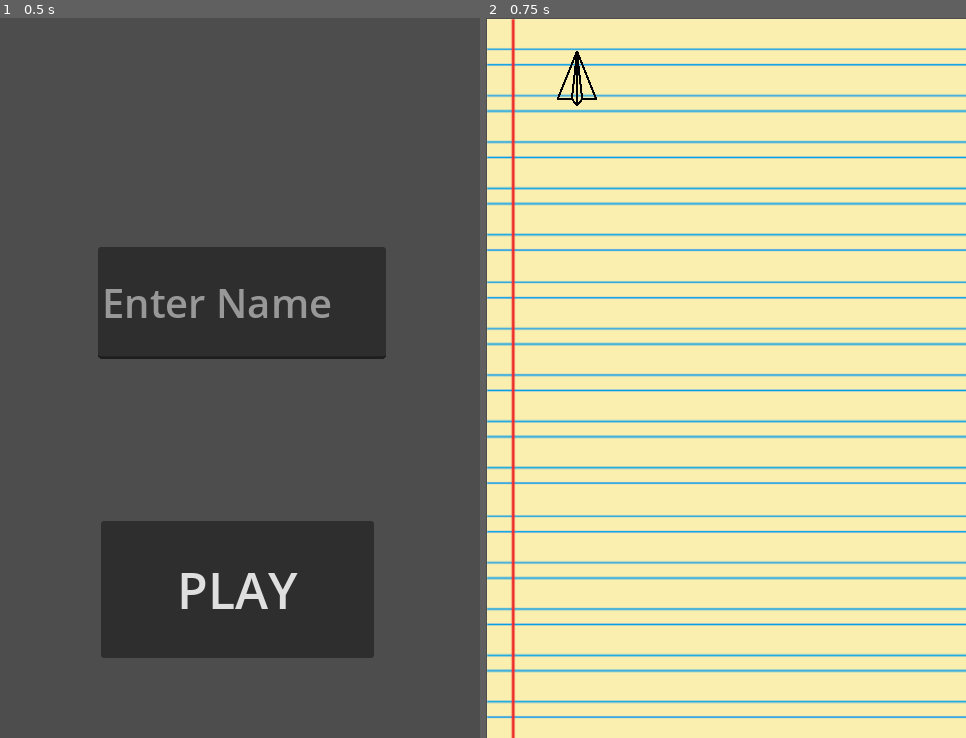
Above: before the commit, frames 1-2 (left to right).
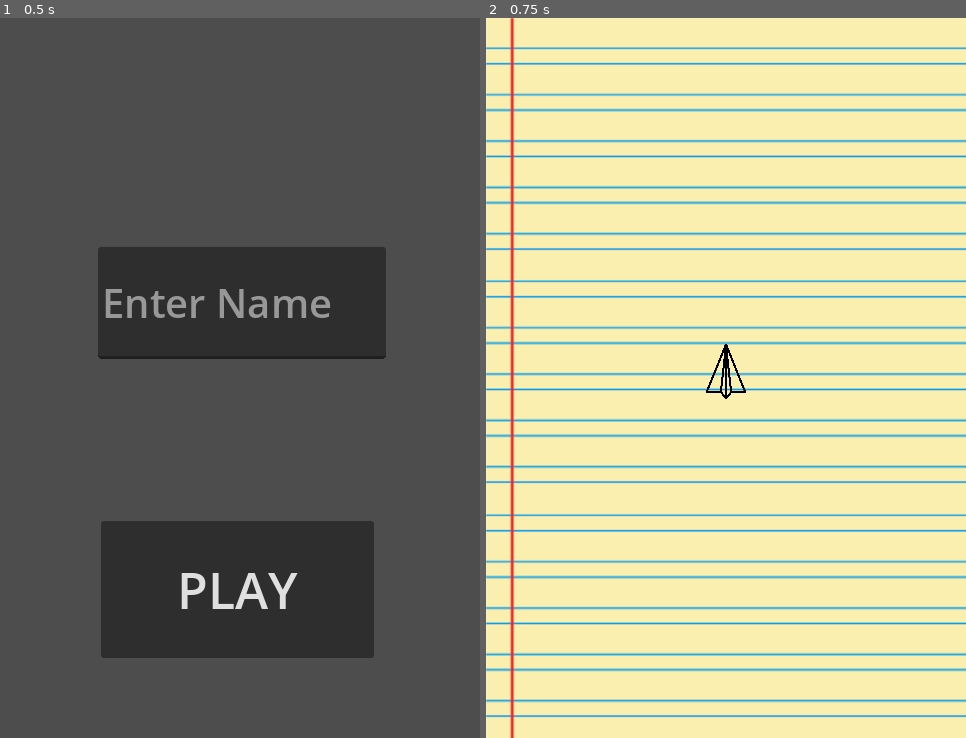
Above: after the commit, the same moments.

Repository: BorkerBrother/Paper_Plane_Game
Game: Godot game, scene res://start.tscn
Two runs of this game, one before a commit and one after it. Both use one fixed random seed, a clock stepped at 60 frames per second and the inputs below.
Inputs:
- Up to frame 1 (0.5 s): no input
- Up to frame 2 (0.75 s): click "PLAY" at 0.5 s

Frame 1 is identical in both runs. In frame 2, 18% of the frame differs, in the area x 0-100%, y 0-100%.

Commit message:
PlayerCamera
Camera ist jetzt auf Y position auf Player zentriert, in x auf den Screen. Screenmitte ist jetzt (0,0)

Diff:
--- a/Game/player.tscn
+++ b/Game/player.tscn
@@ -5,6 +5,7 @@
 [sub_resource type="GDScript" id="GDScript_rncop"]
 script/source = "extends Area2D
 
+@onready var cameraNode : Camera2D = get_node(\"../Camera2D\") # holt sich Camera2DNode aus Nodepfad (relativ zu diesem Node)
 @export var speed = 200 # How fast the player will move (pixels/sec).
 @export var rotation_speed = 20.0
 var rotation_direction = 0.0
@@ -24,13 +25,15 @@
 # Called every frame. 'delta' is the elapsed time since the previous frame.
 func _process(delta):
 	get_input()
+	cameraNode.position.x = 0# Screen von: - screen_size.x / 2.0 bis + screen_size.x / 2.0 (gleich in y)
+	cameraNode.position.y = position.y
 	testrotation_angle = rotation_direction * rotation_speed# * delta
 	rotate(testrotation_angle/360)
 	if velocity.length() > 0:
 		velocity = velocity.normalized() * speed
-		print(position)
+		#print(position)
 	position += velocity * delta
-	position = position.clamp(Vector2.ZERO, screen_size)
+	position = position.clamp((screen_size / -2.0), (screen_size / 2.0))
 "
 
 [sub_resource type="ConvexPolygonShape2D" id="ConvexPolygonShape2D_tgmn7"]
--- a/Game/project.godot
+++ b/Game/project.godot
@@ -14,6 +14,10 @@
 run/main_scene="res://start.tscn"
 config/features=PackedStringArray("4.1", "Mobile")
 config/icon="res://icon.svg"
+
+[autoload]
+
+Start="*res://start.gd"
 
 [display]
 
--- a/Game/world.tscn
+++ b/Game/world.tscn
@@ -6,9 +6,10 @@
 [node name="World" type="Node2D"]
 
 [node name="Player" parent="." instance=ExtResource("1_djhg5")]
-position = Vector2(91, 67)
+position = Vector2(0, 0)
 
 [node name="BackgroundPaperPlane" type="Sprite2D" parent="."]
 z_index = -1
-position = Vector2(241, 361)
 texture = ExtResource("1_smhvf")
+
+[node name="Camera2D" type="Camera2D" parent="."]
